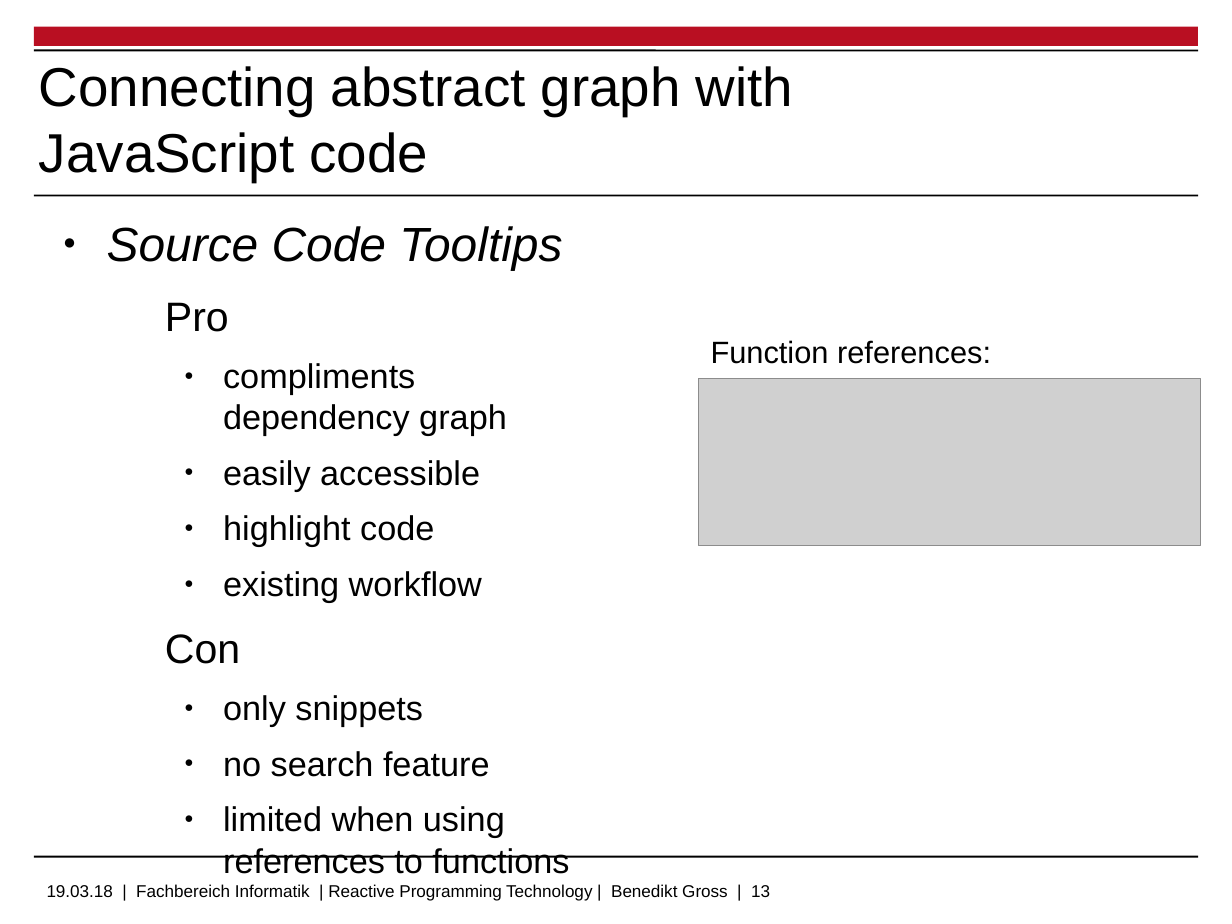
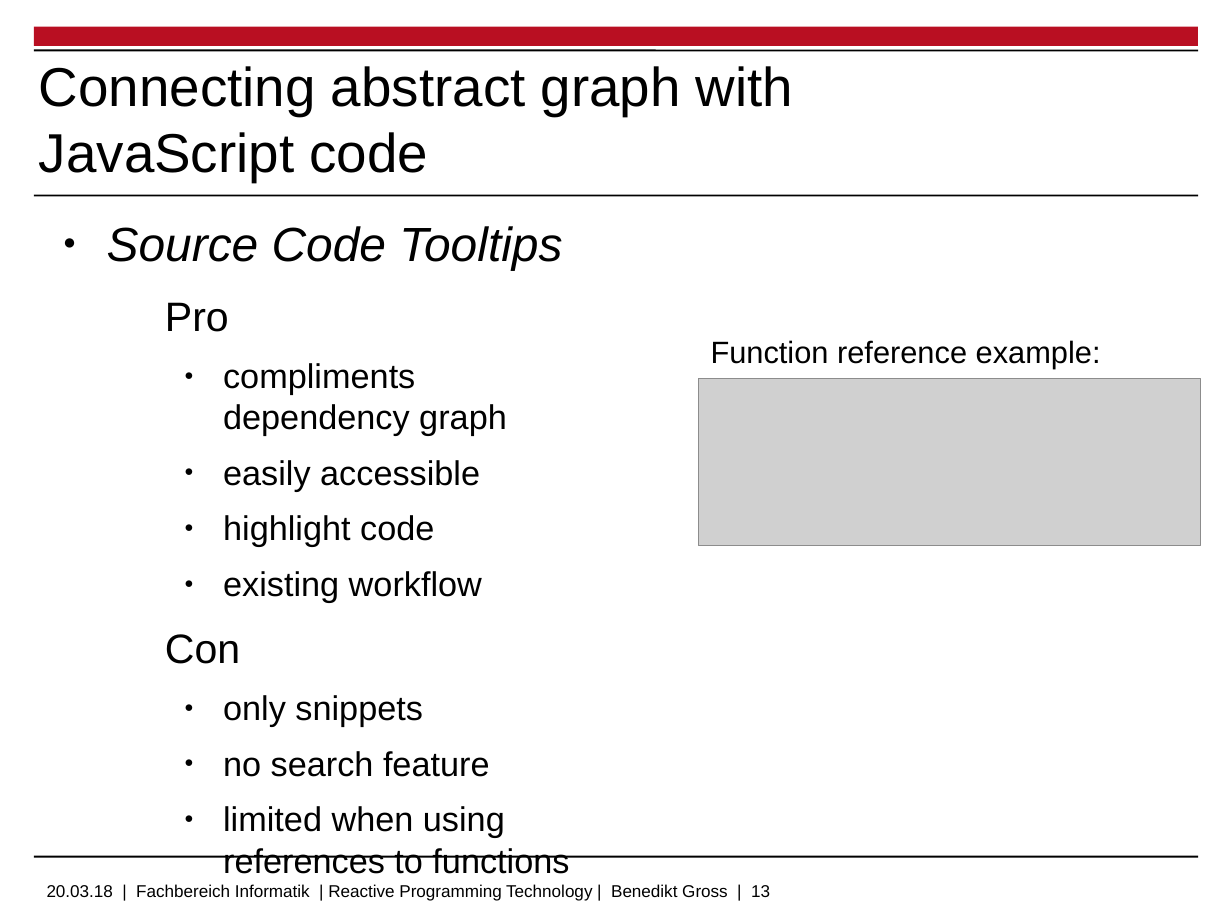
Before and after one commit to allprojects/chrome-reactive-inspector-3, a slide deck: slide 13 of Documentation/BenediktGross-presentation.odp. Drawn at 1232x924 pixels with LibreOffice and Linux fonts; fonts in the diff are those of the drawing; grey boxes stand for pictures; background and template pictures are left out. Boxes give left, top, right and bottom in pixels: in the first picture for what was removed or moved away, otherwise in the second. Text is boxed around its words. In the diff, an @@ line names an element or a change of style, - is before the commit and + after.

Commit message:
documentation: updated Benedikt Gross presentation slides

```diff
--- a/Documentation/BenediktGross-presentation.odp
+++ b/Documentation/BenediktGross-presentation.odp
@@ text at (711, 340, 1101, 368): text changed @@
-Function references:
+Function reference example:
@@ text at (47, 884, 770, 901): text changed @@
-19.03.18 | Fachbereich Informatik | Reactive Programming Technology | Benedikt Gross | 13
+20.03.18 | Fachbereich Informatik | Reactive Programming Technology | Benedikt Gross | 13
```
Also in this commit, not shown: 2 other slides changed, 1 other file.
